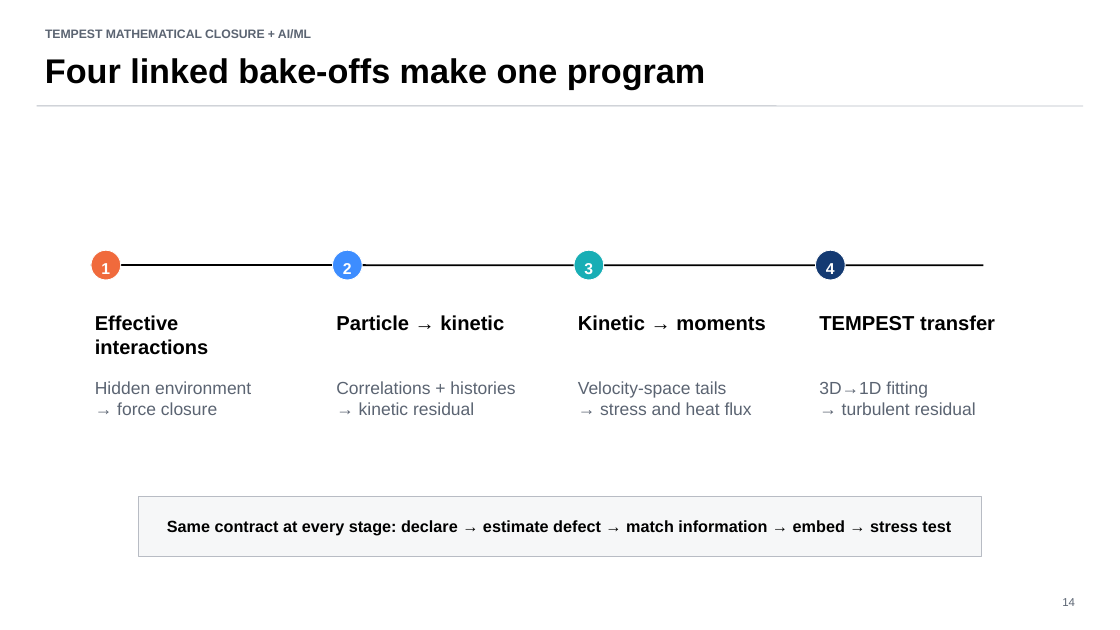
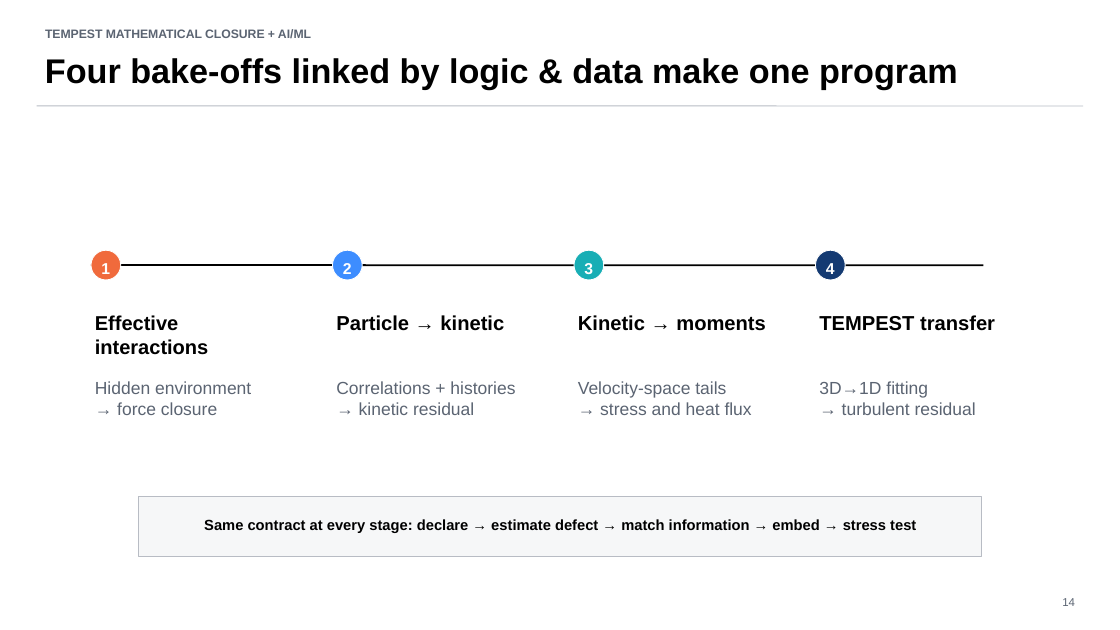
Before and after one commit to annacgilbert/TEMPEST-model-bake-off, a slide deck: slide 10 of docs/presentations/TEMPEST_closure_models_full_talk.pptx (slide 14 before the commit). Drawn at 1120x630 pixels with LibreOffice and Linux fonts; fonts in the diff are those of the drawing. Boxes give left, top, right and bottom in pixels: in the first picture for what was removed or moved away, otherwise in the second. Text is boxed around its words. In the diff, an @@ line names an element or a change of style, - is before the commit and + after.

```diff
--- a/docs/presentations/TEMPEST_closure_models_full_talk.pptx
+++ b/docs/presentations/TEMPEST_closure_models_full_talk.pptx
@@ text at <box>45,58,958,90</box>: text changed @@
-Four linked bake-offs make one program
+Four bake-offs linked by logic & data make one program
@@ text "Same contract at every stage: ..." at <box>204,519,916,533</box>: size 13.8 to 12.6 pt @@
```
Also in this commit, not shown: 18 other slides changed, 1 slide added, 3 slides removed, 6 other files.
